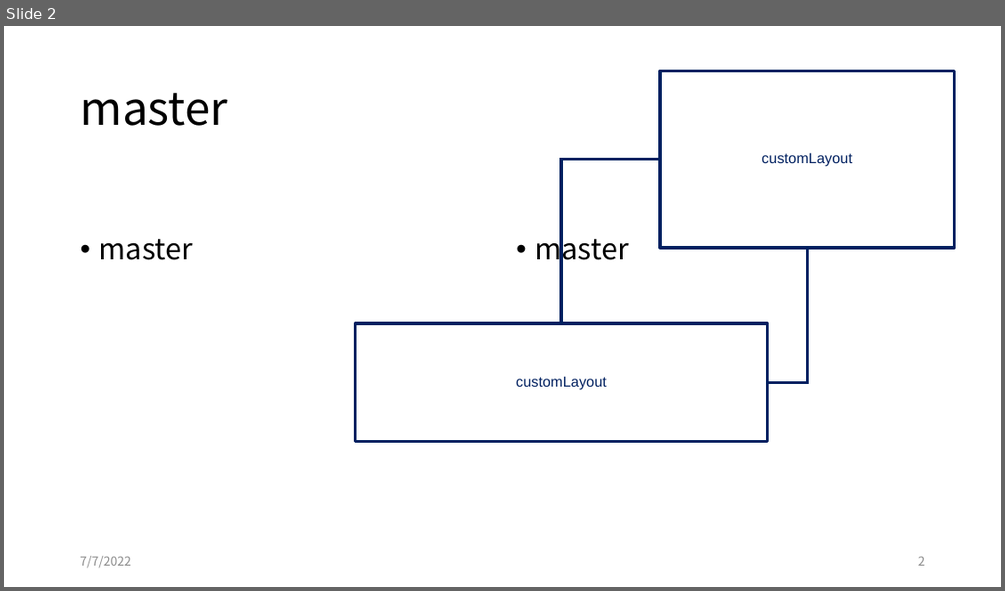
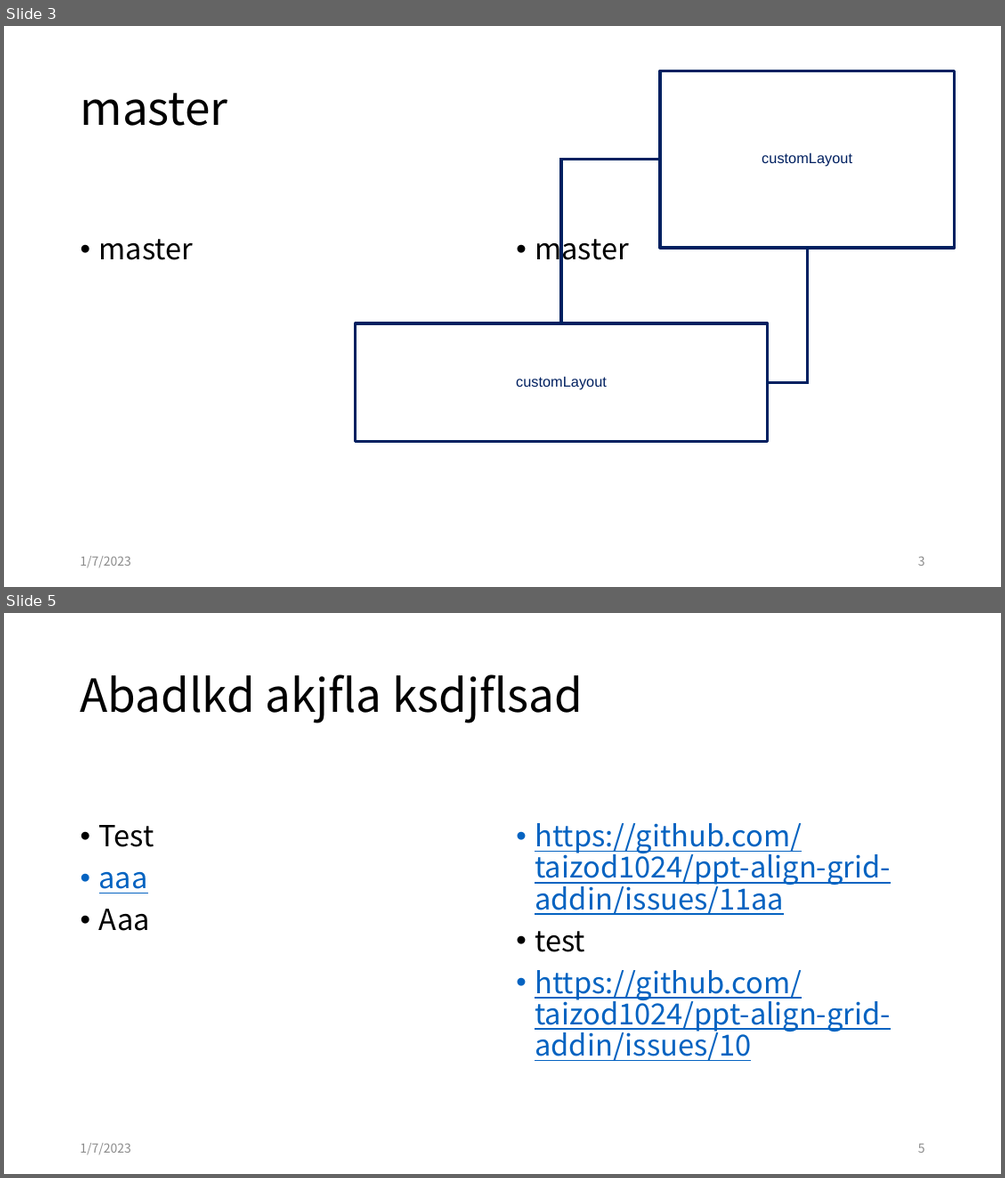
Before and after one commit to taizod1024/ppt-align-grid-addin, a slide deck: src/ppt-align-grid.pptm. Shown one above the other, each under a label of ours: slide 2 before the commit, slides 3 and 5 after it; the slides between them are not shown. The pictures are 1005x591 and 1005x1178 pixels, drawn with LibreOffice and Linux fonts; fonts in the diff are those of the drawing. Boxes give left, top, right and bottom in pixels: in the first picture for what was removed or moved away, otherwise in the second. Text is boxed around its words. In the diff, an @@ line names an element or a change of style, - is before the commit and + after.

```diff
--- a/src/ppt-align-grid.pptm
+++ b/src/ppt-align-grid.pptm
@@ slide 5 added at <box>4,613,1001,1174</box>, background #FFFFFF @@
@@ title added at <box>81,674,582,723</box>, 44 pt, text #000000 @@
+Abadlkd akjfla ksdjflsad
@@ text added at <box>99,825,154,931</box>, 28 pt, text #000000 @@
+• Test
+• aaa
+• Aaa
@@ text added at <box>534,823,890,1061</box>, 28 pt, text #0563C1, underline @@
+• https://github.com/taizod1024/ppt-align-grid-addin/issues/11aa
+• test
+• https://github.com/taizod1024/ppt-align-grid-addin/issues/10
@@ text added at <box>80,1143,131,1155</box>, 12 pt, text #8C8C8C @@
+1/7/2023
@@ page number added at <box>918,1143,925,1152</box>, 12 pt, text #8C8C8C @@
+5
@@ what was slide 2 is now slide 3 @@
@@ slide 3 changed as well @@
@@ text at <box>80,556,131,568</box>: text changed @@
-7/7/2022
+1/7/2023
@@ page number at <box>918,556,925,565</box>: text changed @@
-2
+3
```
Also in this commit, not shown: 1 other slide changed, 2 other slides added, 1 slide removed, 3 other files.
